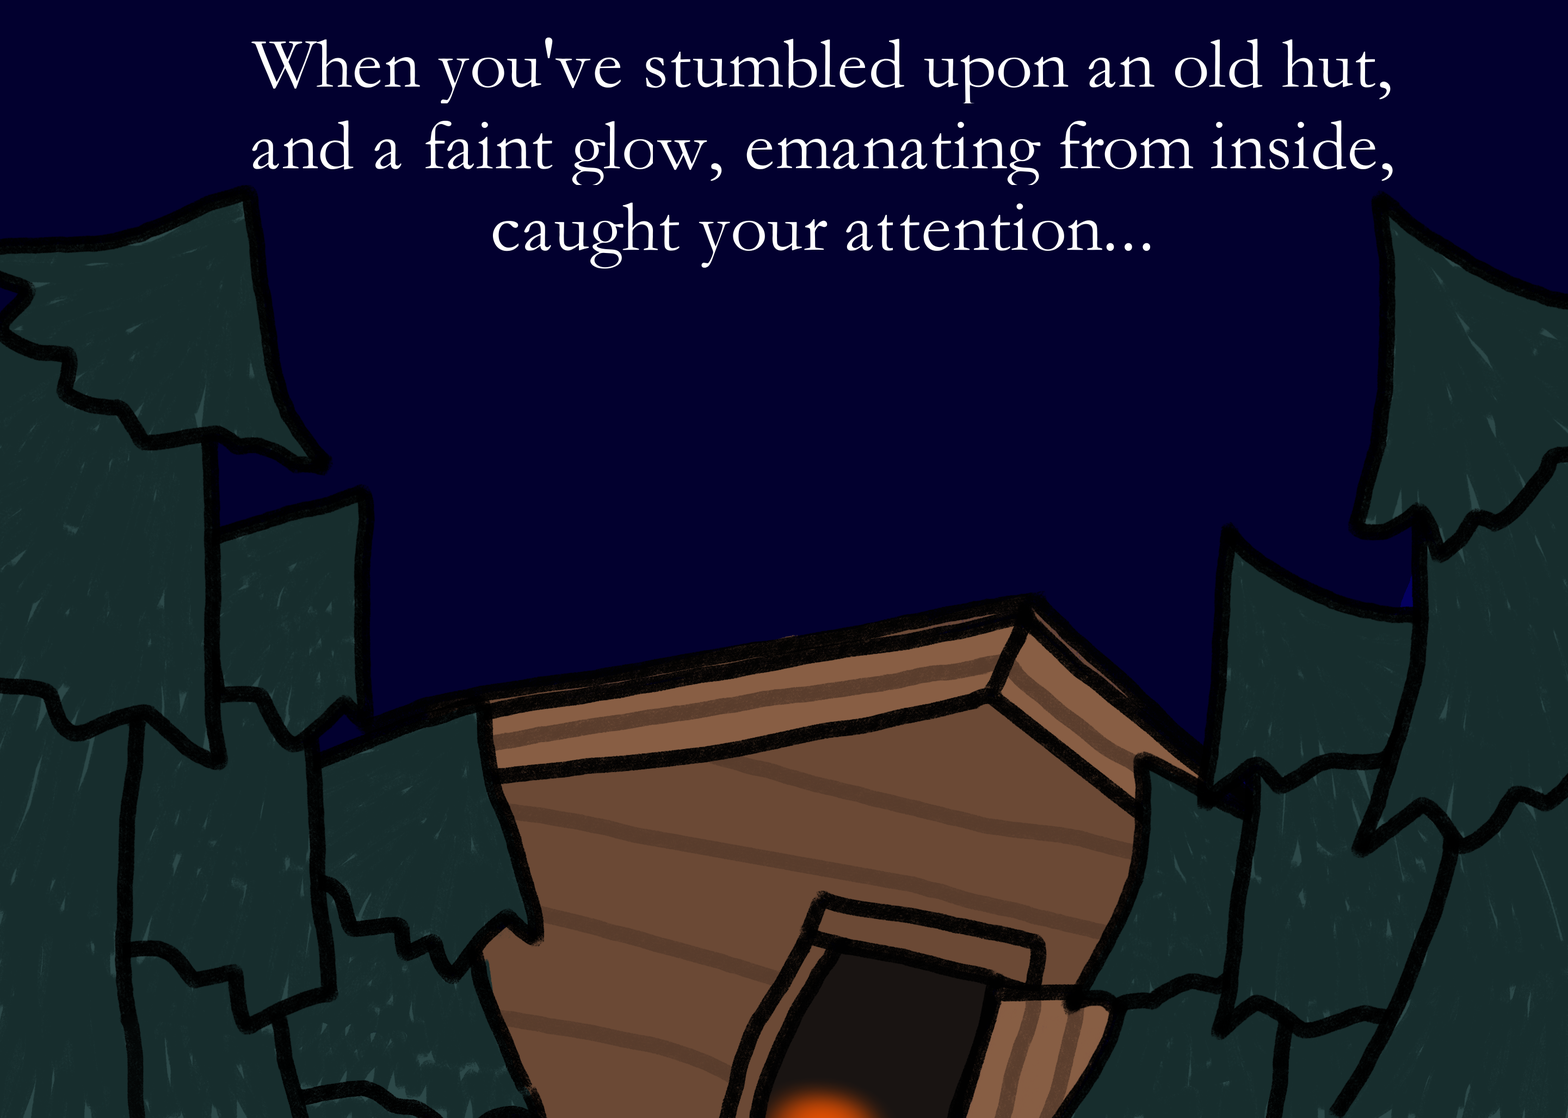
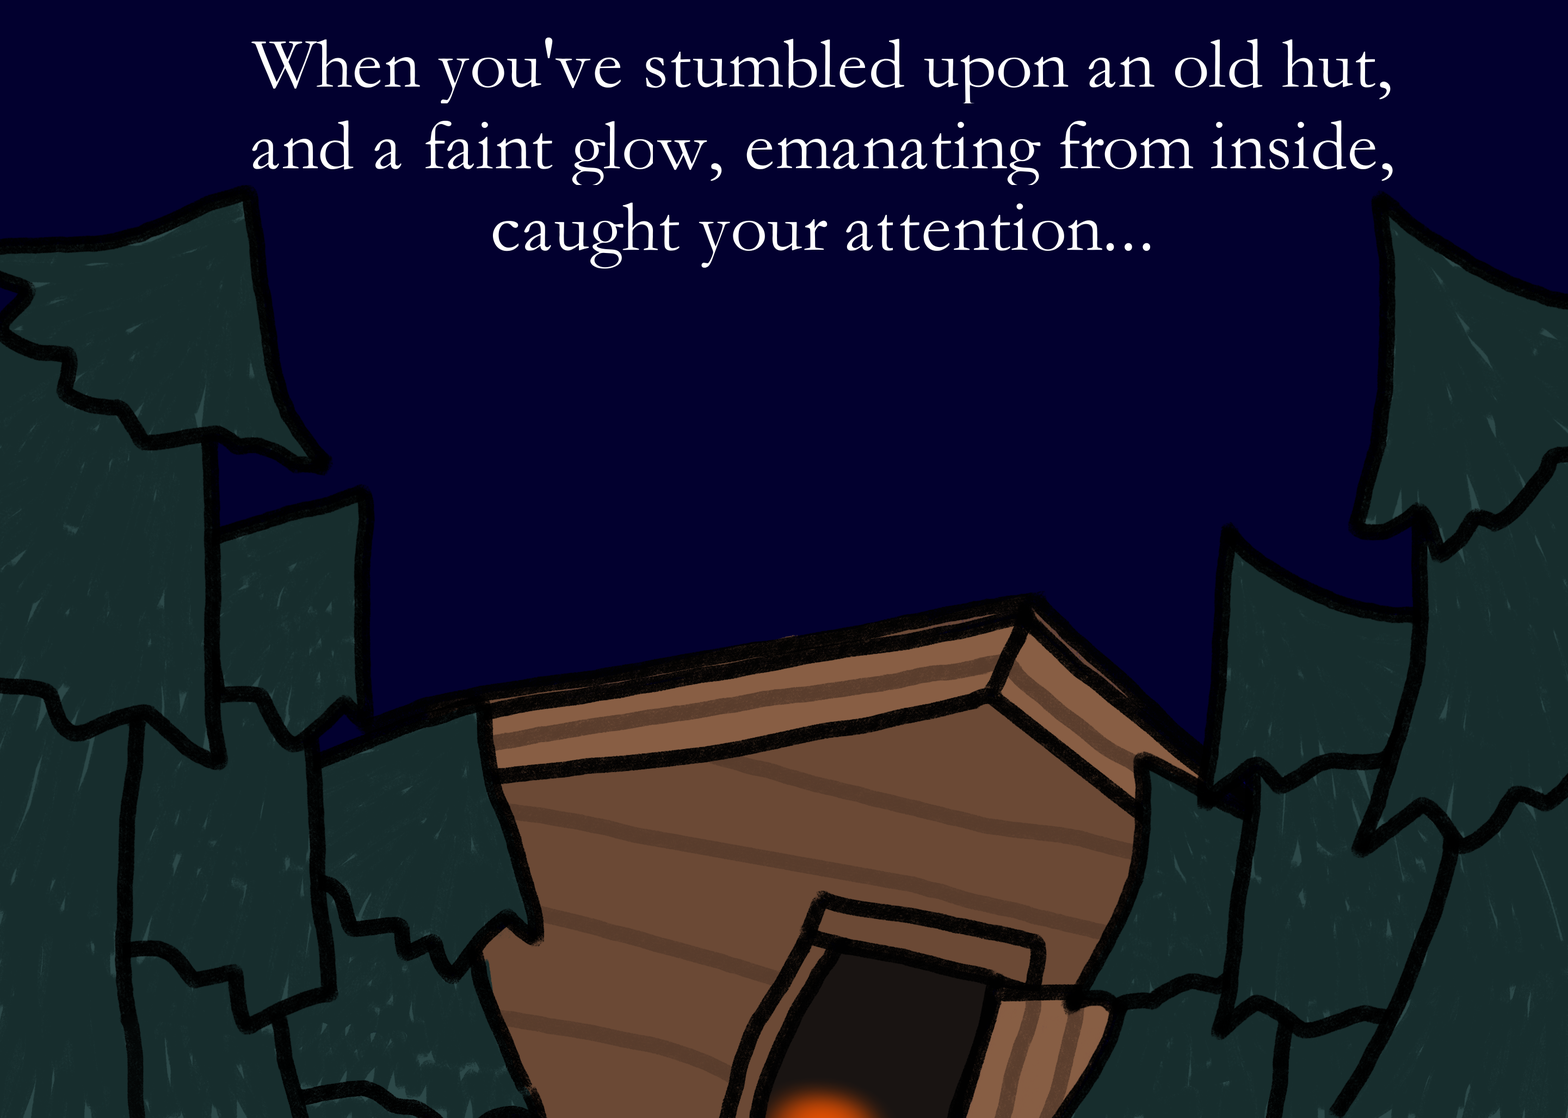
Layer changes from the first (1568, 1118) image to the second:
painted on "Layer 6" over [1396, 569, 1421, 615]
painted on "Layer 4" over [1396, 569, 1421, 615]
painted on "Layer 9" over [1396, 569, 1421, 615]
painted on "Layer 8" over [1396, 569, 1421, 615]
painted on "Layer 15" over [1396, 569, 1421, 615]
painted on "Layer 19" over [1396, 569, 1421, 615]
painted on "Layer 20" over [1396, 569, 1421, 615]
painted on "Layer 18" over [1396, 569, 1421, 615]